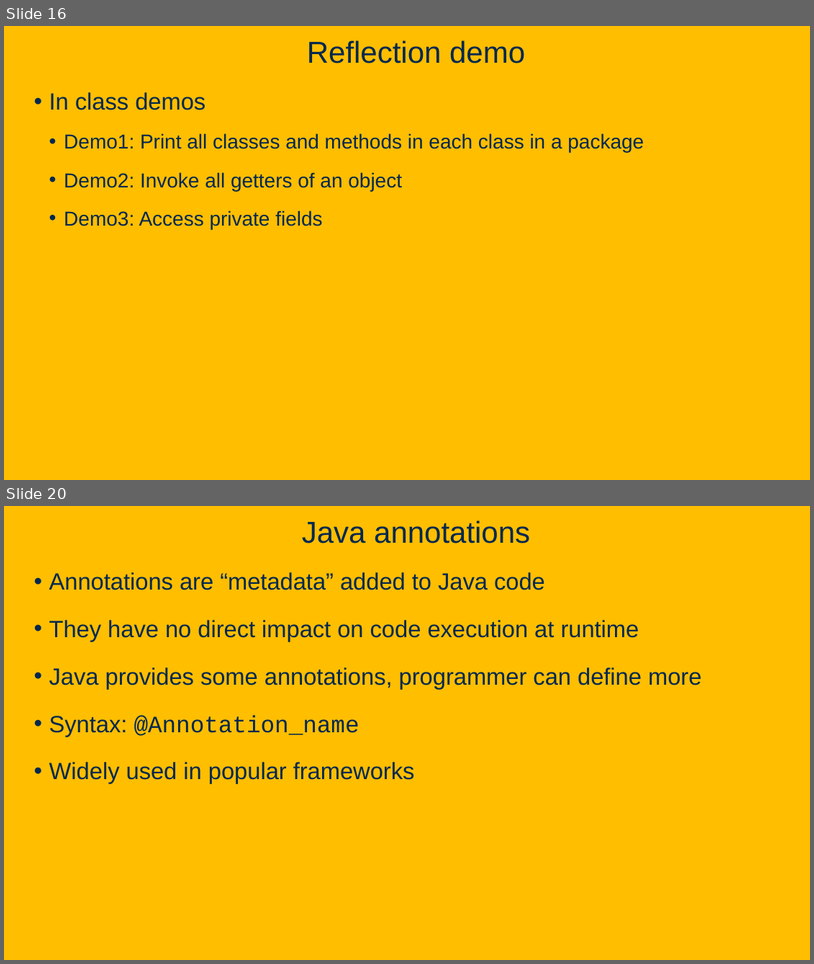
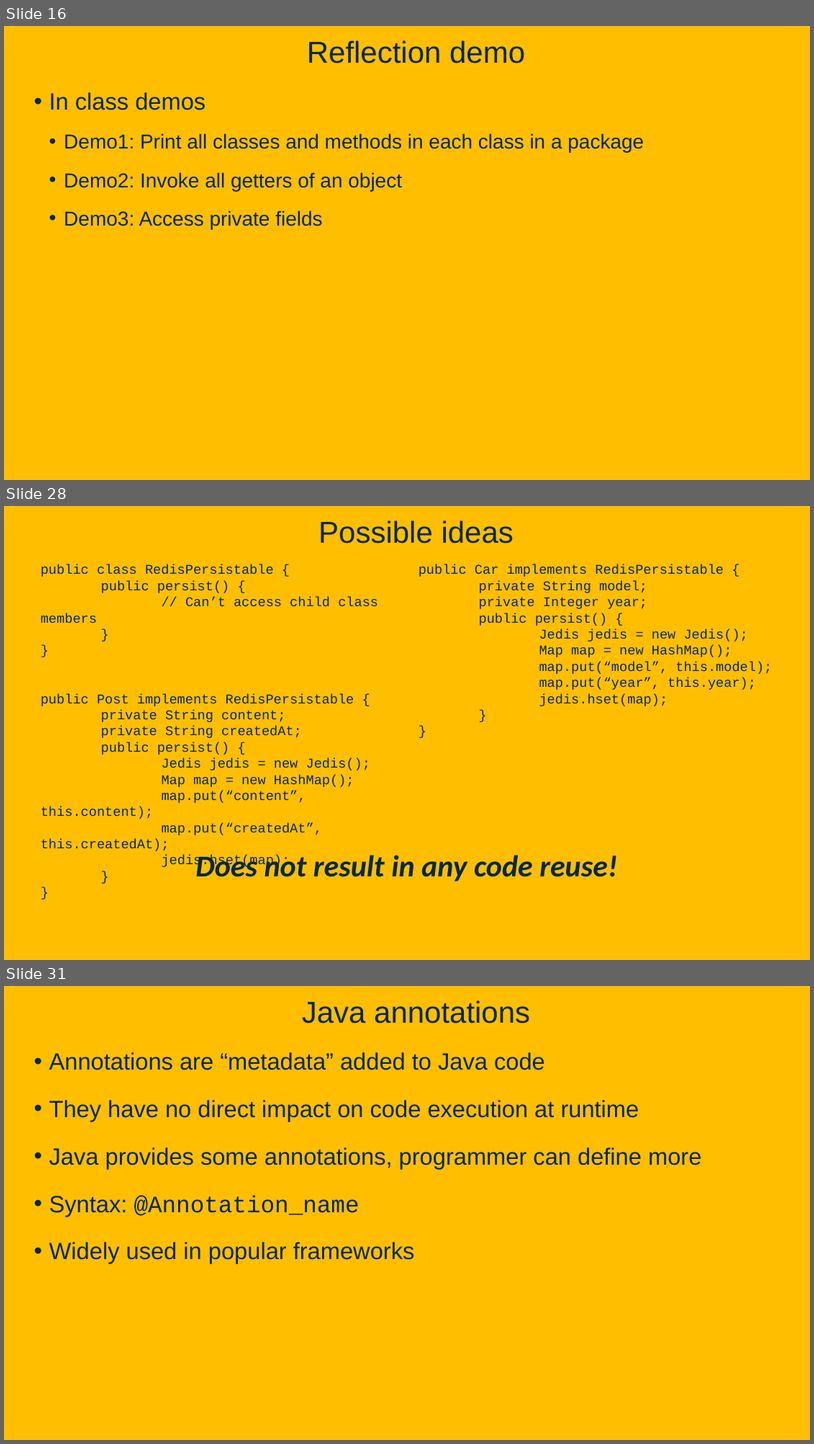
Before and after one commit to davsec-teaching/ECS160-Winter2025, a slide deck: slides/5_annotations_and_reflection.pptx. Shown one above the other, each under a label of ours: slides 16 and 20 before the commit, slides 16, 28 and 31 after it; the slides between them are not shown. The pictures are 814x964 and 814x1444 pixels, drawn with LibreOffice and Linux fonts; fonts in the diff are those of the drawing; background and template pictures are left out. Boxes give left, top, right and bottom in pixels: in the first picture for what was removed or moved away, otherwise in the second. Text is boxed around its words. In the diff, an @@ line names an element or a change of style, - is before the commit and + after.

```diff
--- a/slides/5_annotations_and_reflection.pptx
+++ b/slides/5_annotations_and_reflection.pptx
@@ slide 28 added at bbox=[4, 506, 810, 960], background picture (left out) @@
@@ title added at bbox=[319, 520, 514, 543], 36 pt, text #022850 @@
+Possible ideas
@@ text added at bbox=[41, 564, 378, 868], 16 pt, text #022850 @@
+public class RedisPersistable {
+public persist() {
+// Can’t access child class members
+}
+}
+public Post implements RedisPersistable {
+private String content;
+private String createdAt;
+public persist() {
+Jedis jedis = new Jedis();
+Map map = new HashMap();
+map.put(“content”, this.content);
+map.put(“createdAt”, this.createdAt);
+jedis.hset(map);
+}
+}
@@ text added at bbox=[419, 564, 772, 706], 16 pt, text #022850 @@
+public Car implements RedisPersistable {
+private String model;
+private Integer year;
+public persist() {
+Jedis jedis = new Jedis();
+Map map = new HashMap();
+map.put(“model”, this.model);
+map.put(“year”, this.year);
+jedis.hset(map);
+}
+}
@@ text added at bbox=[196, 854, 617, 881], 36 pt, text #022850, bold, italic @@
+Does not result in any code reuse!
@@ what was slide 20 is now slide 31 @@
```
Also in this commit, not shown: 8 slides changed, 14 other slides added, 4 slides removed.
